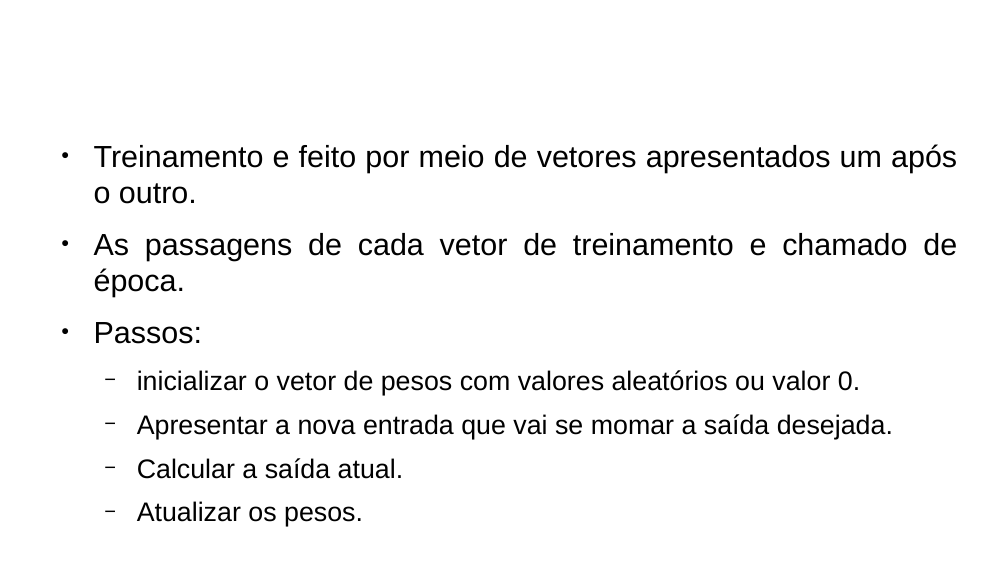
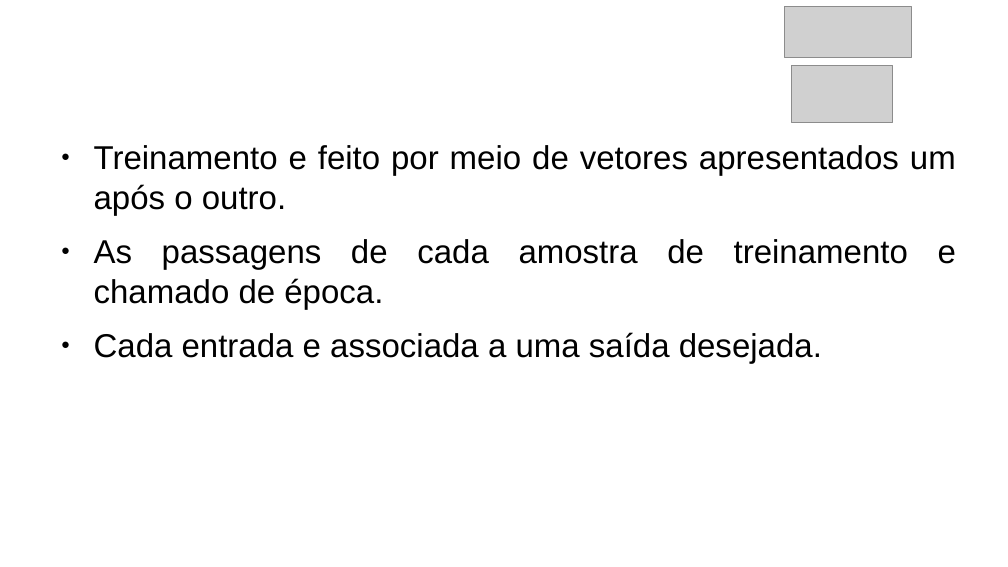
Before and after one commit to mayconbaptista/ic-RNAs, a slide deck: slide 3 of capitulo3/cap3.odp. Drawn at 1008x567 pixels with LibreOffice and Linux fonts; fonts in the diff are those of the drawing; grey boxes stand for pictures; background and template pictures are left out. Boxes give left, top, right and bottom in pixels: in the first picture for what was removed or moved away, otherwise in the second. Text is boxed around its words. In the diff, an @@ line names an element or a change of style, - is before the commit and + after.

```diff
--- a/capitulo3/cap3.odp
+++ b/capitulo3/cap3.odp
@@ picture added at bbox=[785, 6, 911, 58] @@
@@ picture added at bbox=[792, 65, 893, 123] @@
@@ text at bbox=[94, 145, 956, 216]: size 24.1 to 26 pt in "Treinamento e feito por meio de vetores ..." @@
@@ text at bbox=[94, 239, 956, 363]: text changed; size 21.1 to 26 pt @@
-● As passagens de cada vetor de treinamento e chamado de época.
-● Passos:
-  − inicializar o vetor de pesos com valores aleatórios ou valor 0.
-  − Apresentar a nova entrada que vai se momar a saída desejada.
-  − Calcular a saída atual.
-  − Atualizar os pesos.
+● As passagens de cada amostra de treinamento e chamado de época.
+● Cada entrada e associada a uma saída desejada.
```
Also in this commit, not shown: 2 other slides changed, 7 slides added, 2 slides removed, 14 other files.
